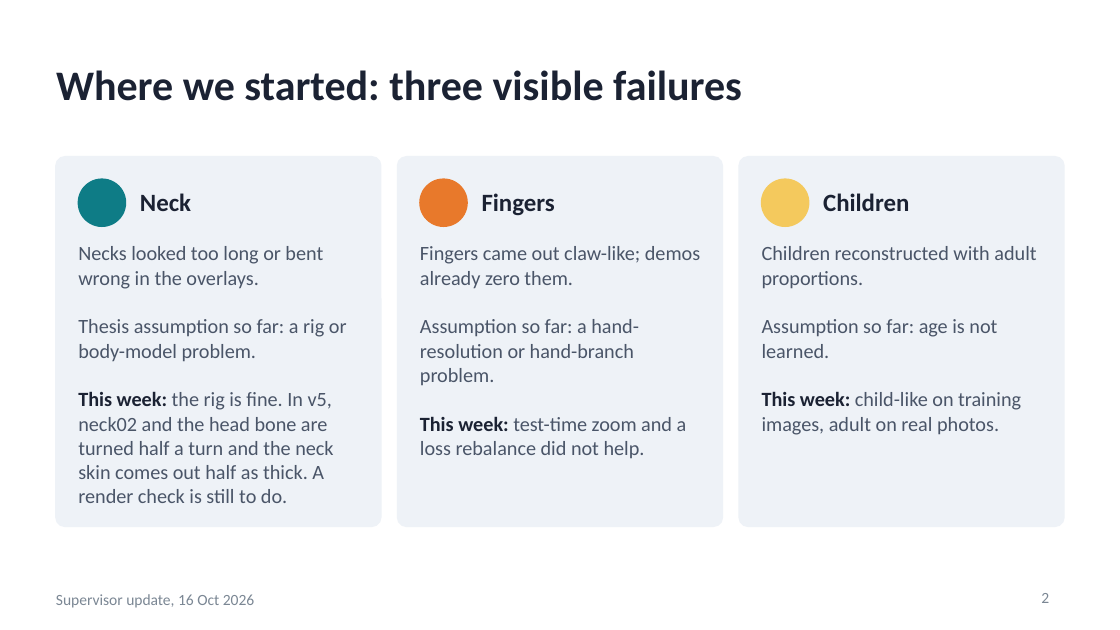
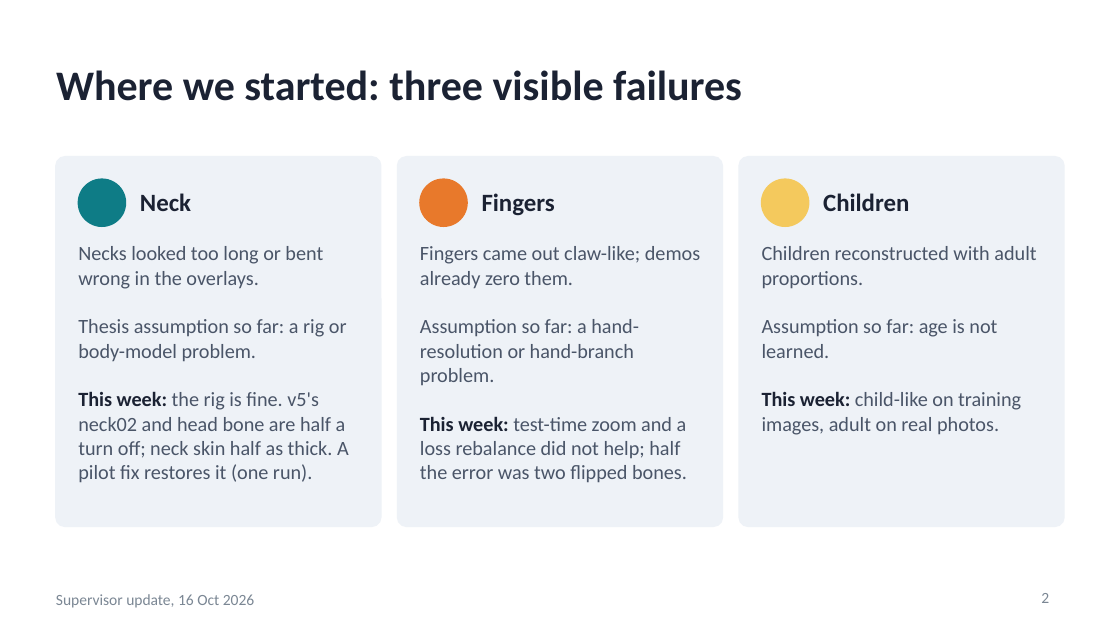
Before and after one commit to saadnajib/Multi-Person-Whole-Body-Human-Mesh-Recovery-in-a-Single-Shot-with-Annyone-dataset-and-3dpw-dataset, a slide deck: slide 2 of docs/supervisor_update_2026-10-16.pptx. Drawn at 1120x630 pixels with LibreOffice and Linux fonts; fonts in the diff are those of the drawing. Boxes give left, top, right and bottom in pixels: in the first picture for what was removed or moved away, otherwise in the second. Text is boxed around its words. In the diff, an @@ line names an element or a change of style, - is before the commit and + after.

```diff
--- a/docs/supervisor_update_2026-10-16.pptx
+++ b/docs/supervisor_update_2026-10-16.pptx
@@ text at [78, 246, 349, 483]: text changed @@
-Necks looked too long or bent wrong in the overlays.
-Thesis assumption so far: a rig or body-model problem.
-This week: the rig is fine. In v5, neck02 and the head bone are turned half a turn and the neck skin comes out half as thick. A render check is still to do.
+Necks looked too long or bent wrong in the overlays.
+Thesis assumption so far: a rig or body-model problem.
+This week: the rig is fine. v5's neck02 and head bone are half a turn off; neck skin half as thick. A pilot fix restores it (one run).
@@ text at [420, 246, 700, 483]: text changed @@
-Fingers came out claw-like; demos already zero them.
-Assumption so far: a hand-resolution or hand-branch problem.
-This week: test-time zoom and a loss rebalance did not help.
+Fingers came out claw-like; demos already zero them.
+Assumption so far: a hand-resolution or hand-branch problem.
+This week: test-time zoom and a loss rebalance did not help; half the error was two flipped bones.
```
Also in this commit, not shown: 8 other slides changed, 4 other files.
